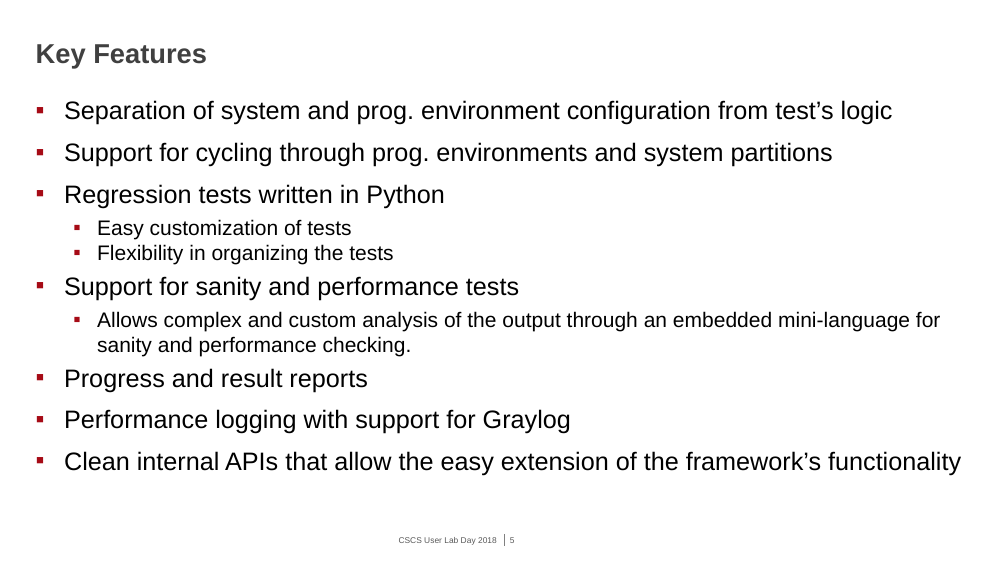
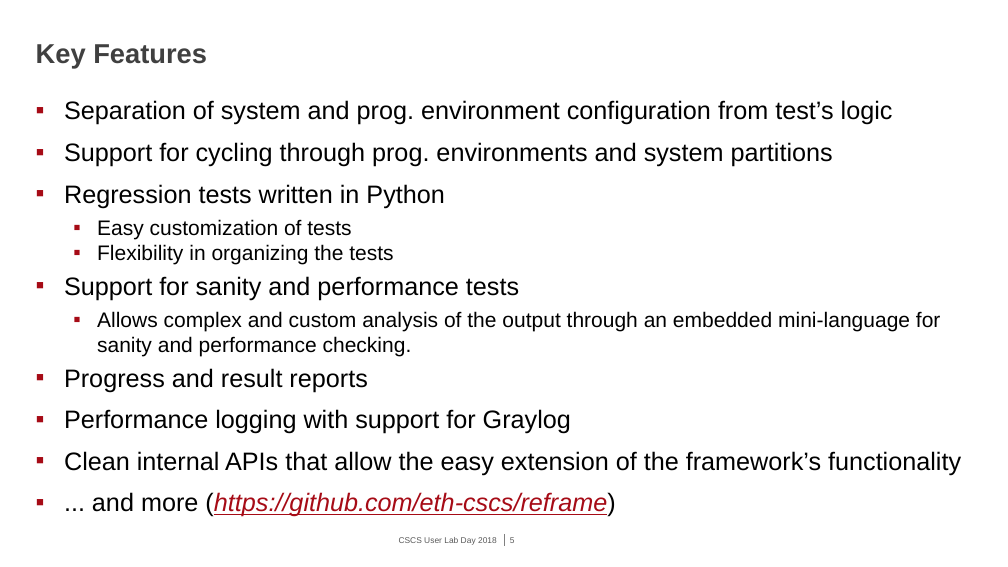
Before and after one commit to eth-cscs/UserLabDay, a slide deck: slide 5 of slides/ci_and_regression/ReFrame_CI.pptx. Drawn at 1008x567 pixels with LibreOffice and Linux fonts; fonts in the diff are those of the drawing; background and template pictures are left out. Boxes give left, top, right and bottom in pixels: in the first picture for what was removed or moved away, otherwise in the second. Text is boxed around its words. In the diff, an @@ line names an element or a change of style, - is before the commit and + after.

```diff
--- a/slides/ci_and_regression/ReFrame_CI.pptx
+++ b/slides/ci_and_regression/ReFrame_CI.pptx
@@ text at [92, 492, 615, 517]: paragraph added @@
+▪ ... and more (https://github.com/eth-cscs/reframe)
```
Also in this commit, not shown: 5 other slides changed, 1 other file.
